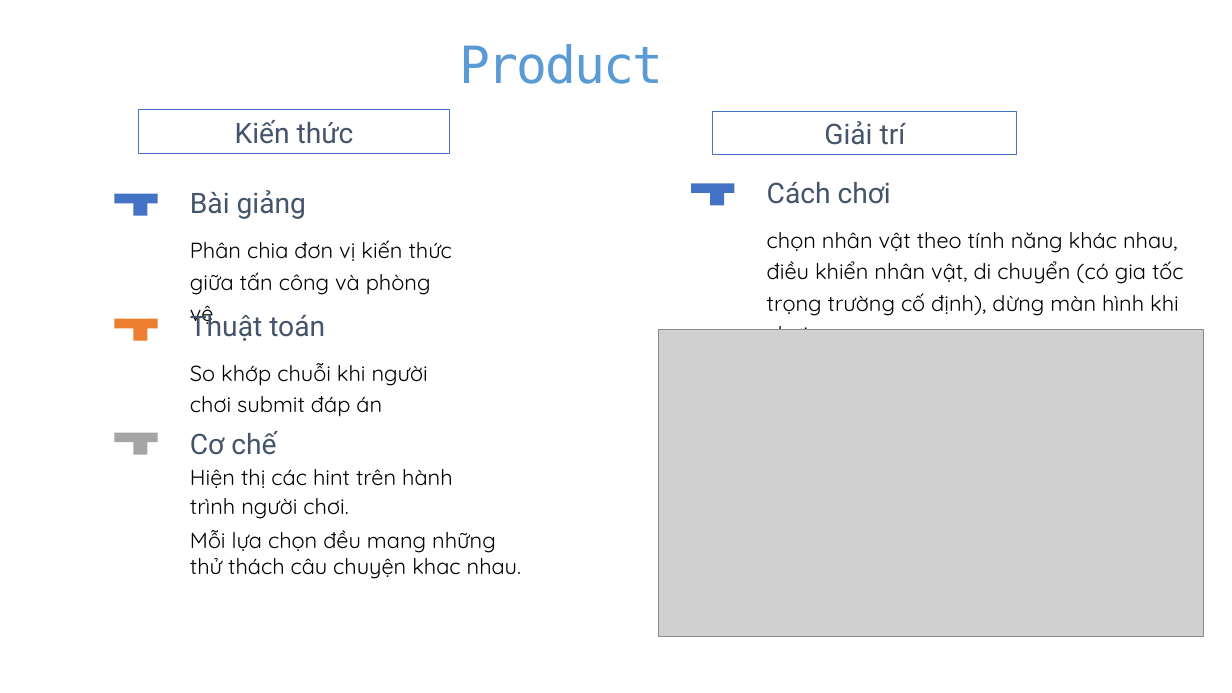
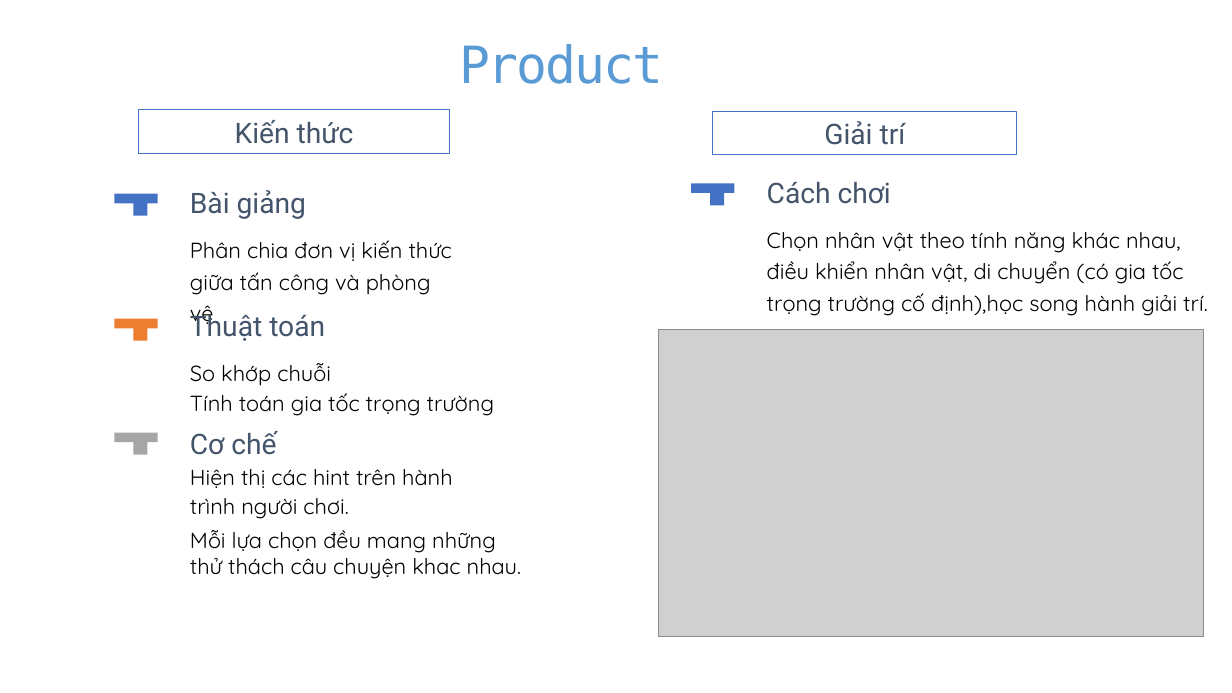
Before and after one commit to QuizGameTeam/GameUpdateRound3, a slide deck: slide 6 of slide/steamworkk.pptx. Drawn at 1232x693 pixels with LibreOffice and Linux fonts; fonts in the diff are those of the drawing; grey boxes stand for pictures. Boxes give left, top, right and bottom in pixels: in the first picture for what was removed or moved away, otherwise in the second. Text is boxed around its words. In the diff, an @@ line names an element or a change of style, - is before the commit and + after.

```diff
--- a/slide/steamworkk.pptx
+++ b/slide/steamworkk.pptx
@@ text at bbox=[767, 232, 1208, 316]: text changed @@
-chọn nhân vật theo tính năng khác nhau, điều khiển nhân vật, di chuyển (có gia tốc trọng trường cố định), dừng màn hình khi chơi.
+Chọn nhân vật theo tính năng khác nhau, điều khiển nhân vật, di chuyển (có gia tốc trọng trường cố định),học song hành giải trí.
@@ text at bbox=[190, 363, 331, 386]: text changed @@
-So khớp chuỗi khi người chơi submit đáp án
+So khớp chuỗi
@@ text added at bbox=[190, 393, 494, 416], 17 pt, text #000000 @@
+Tính toán gia tốc trọng trường
```
Also in this commit, not shown: 1 other slide changed, 1 slide added, 2 slides removed, 17 other files.
